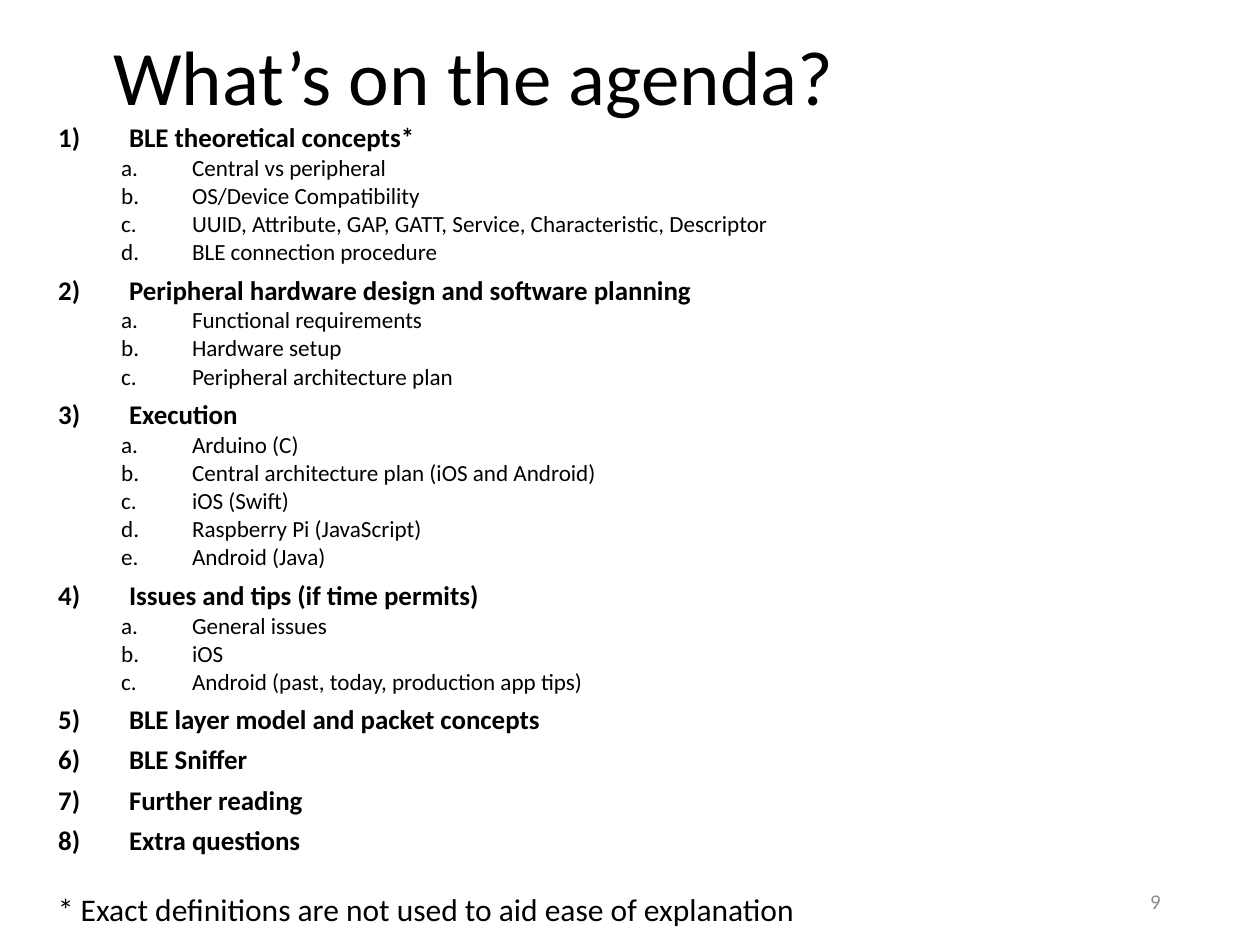
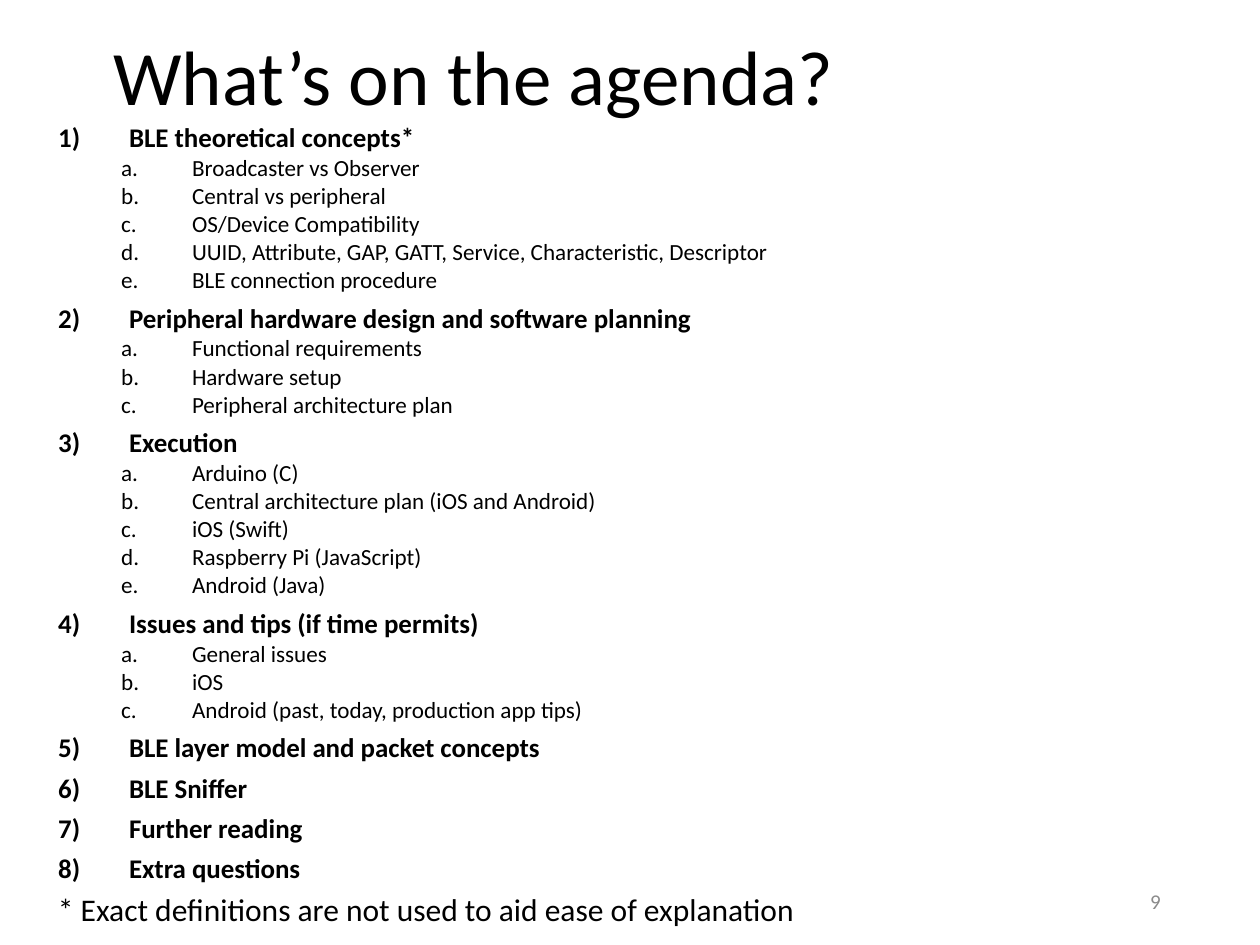
Before and after one commit to yeokm1/intro-to-ble, a slide deck: slide 9 of intro to ble.pptx. Drawn at 1260x945 pixels with LibreOffice and Linux fonts; fonts in the diff are those of the drawing. Boxes give left, top, right and bottom in pixels: in the first picture for what was removed or moved away, otherwise in the second. Text is boxed around its words. In the diff, an @@ line names an element or a change of style, - is before the commit and + after.

Commit message:
include section on broadcaster vs observer

```diff
--- a/intro to ble.pptx
+++ b/intro to ble.pptx
@@ text at bbox=[192, 160, 420, 176]: paragraph added @@
+  a. Broadcaster vs Observer
```
Also in this commit, not shown: 8 other slides changed, 1 slide added, 1 other file.
